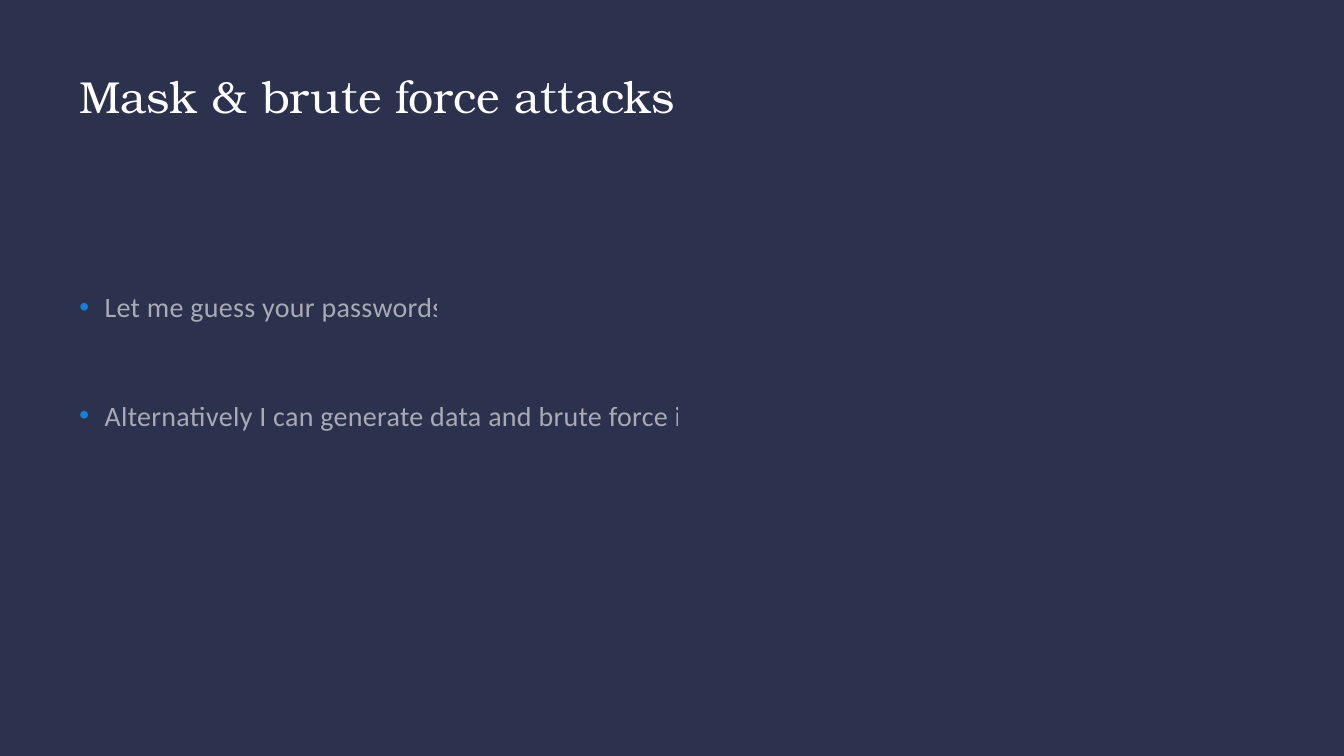
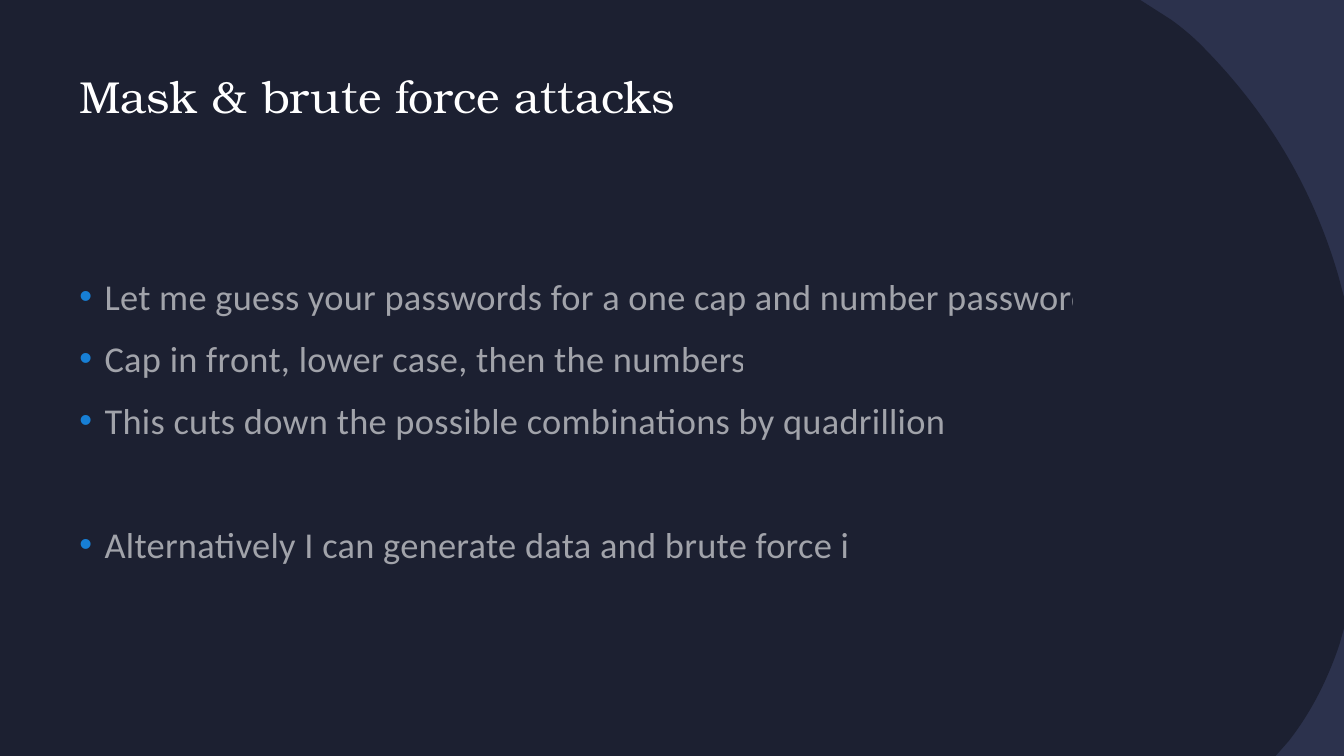
Before and after one commit to Arctic-64/codeclan_homework_JackTiberiusPatton, a slide deck: slide 6 of week_03/day_4/slides_data_presentation.pptx. Drawn at 1344x756 pixels with LibreOffice and Linux fonts; fonts in the diff are those of the drawing. Boxes give left, top, right and bottom in pixels: in the first picture for what was removed or moved away, otherwise in the second. Text is boxed around its words. In the diff, an @@ line names an element or a change of style, - is before the commit and + after.

```diff
--- a/week_03/day_4/slides_data_presentation.pptx
+++ b/week_03/day_4/slides_data_presentation.pptx
@@ rectangle removed at (x1=0, y1=0, x2=1344, y2=756) @@
@@ rectangle added at (x1=0, y1=0, x2=1344, y2=756), fill #2C324D @@
@@ freeform shape added at (x1=0, y1=0, x2=1344, y2=756), fill #1C2031 @@
@@ text "Let me guess your passwords ..." moved from (x1=105, y1=298, x2=691, y2=431) to (x1=105, y1=285, x2=1090, y2=564) @@
@@ text at (x1=105, y1=285, x2=1090, y2=440): text changed; size 20 to 26 pt @@
-• Let me guess your passwords
+• Let me guess your passwords for a one cap and number password
+• Cap in front, lower case, then the numbers.
+• This cuts down the possible combinations by quadrillions
@@ text at (x1=105, y1=533, x2=862, y2=564): size 20 to 26 pt in "Alternatively I can generate data and brute ..."; line spacing 1.2 to 1.1 @@
```
Also in this commit, not shown: 5 other slides changed.
